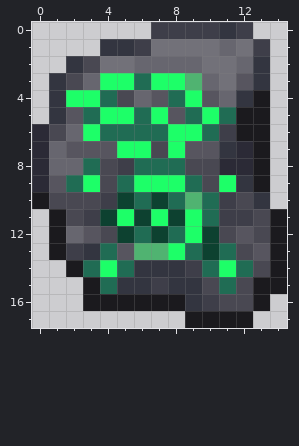
Pixel-art sprite -- Content/Items/Consumables/BossSummons/CraterDemonSummon.png. Above: the version before the commit.
The file is 30x36 pixels, drawn in blocks of 2x2; one block is one cell here.
After:
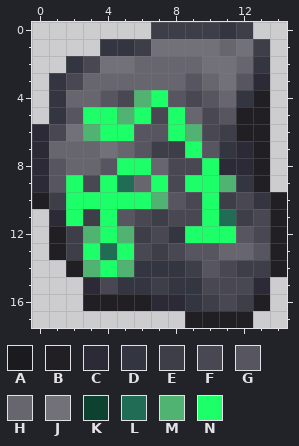
Palette (. is transparent): A #1b1a1e  B #211f24  C #2b2a36  D #333540  E #3e3e49  F #494852  G #57555f  H #67666f  J #727179  K #0d4130  L #206c54  M #50b371  N #1dff68
Changes in this commit:
y 3: x 4..9 NNLNNM -> HHHHHG; x 13 D -> C
y 4: x 2..4 NNL -> HHG; x 6..9 HGLN -> MNGF; x 13 A -> B
y 5: x 3 L -> N; x 5..13 NLNGLNLAA -> MNFNHFGBB
y 6: x 2..7 HNLLLL -> JMNNGG; x 9..10 NL -> MF; x 12..13 AA -> BB
y 7: x 2..9 GGGNNFNG -> HHJHGEEN; x 13 A -> B
y 8: x 1 H -> G; x 3..8 LFELLL -> HGNNHF; x 10 F -> N; x 13 A -> B
y 9: x 2..4 LNF -> NFN; x 6 N -> H; x 8..11 NLFN -> FNNM; x 13 A -> B
y 10: x 0..10 AFFFEKLKLML -> BENNNNNMGFN; x 14 . -> B
y 11: x 1..2 AF -> CN; x 4..11 KNKNKNLE -> NGFEFFNL; x 14 A -> B
y 12: x 1..8 AHGFKLKL -> BEMNMEFD; x 10..11 KF -> NN; x 14 A -> B
y 13: x 1 A -> B; x 3 D -> N; x 5..12 GMMNLKLF -> NFEFGGHH; x 14 A -> B
y 14: x 2..3 AL -> BM; x 5 L -> M; x 10..14 LNLFA -> GFEEB
y 15: x 3..4 AL -> CF; x 11 L -> F; x 13..14 AA -> C.
y 16: x 3..8 AAAAAA -> BBBBCC; x 12..13 FA -> EB
y 17: x 9..12 AAAA -> BBBB
